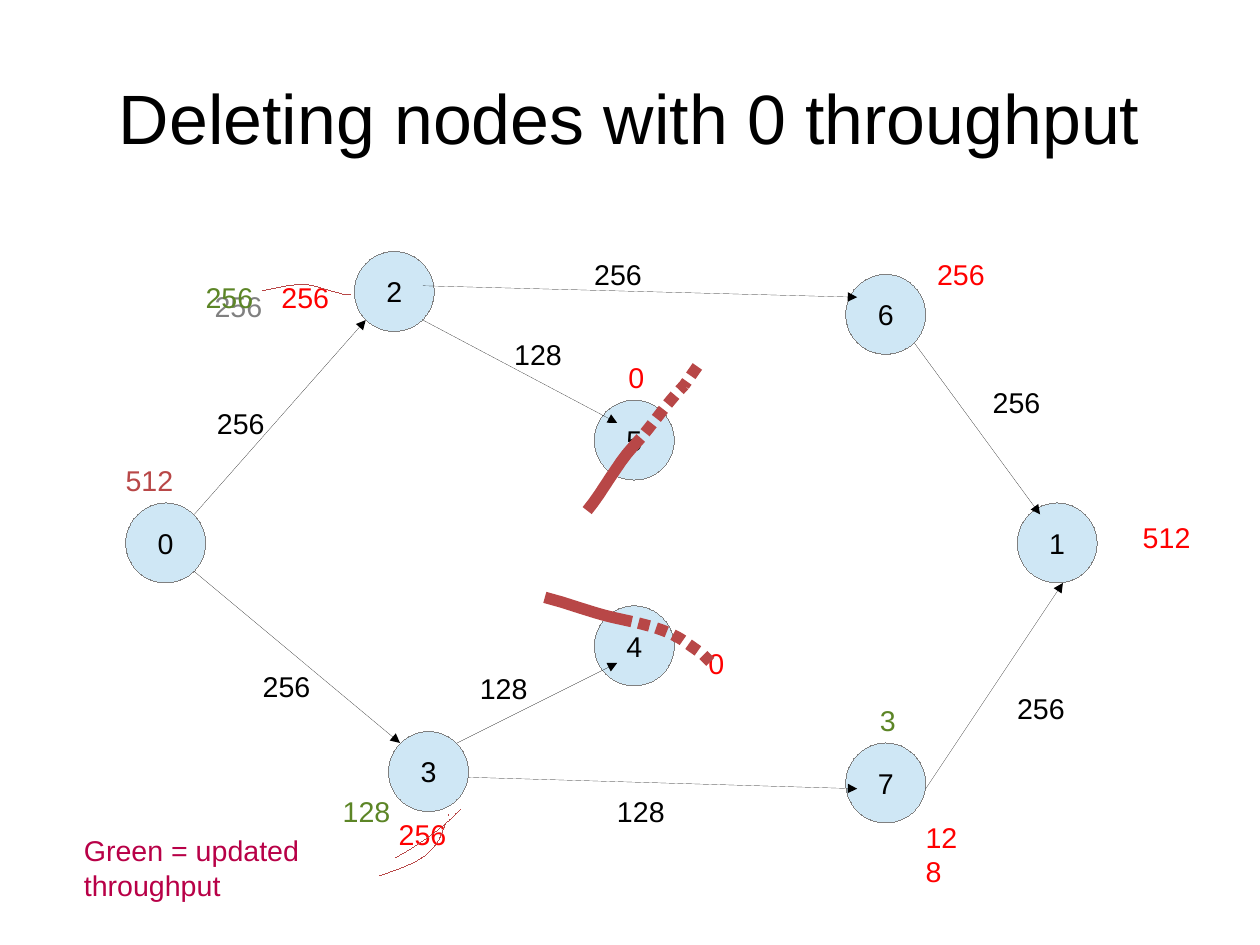
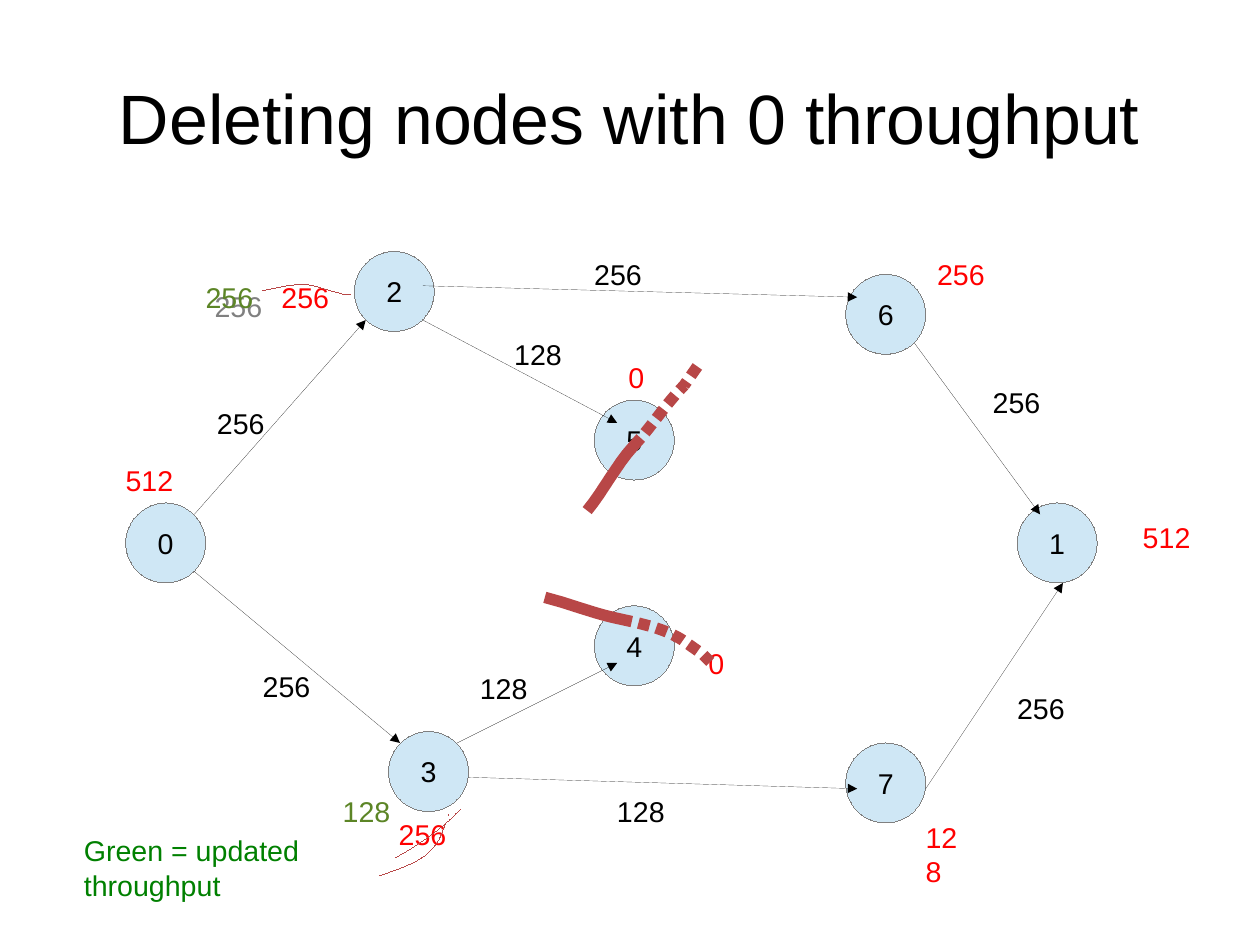
Before and after one commit to gosom/MaximumFlowMPM, a slide deck: slide 11 of slides/mpm.odp. Drawn at 1260x945 pixels with LibreOffice and Linux fonts; fonts in the diff are those of the drawing. Boxes give left, top, right and bottom in pixels: in the first picture for what was removed or moved away, otherwise in the second. Text is boxed around its words. In the diff, an @@ line names an element or a change of style, - is before the commit and + after.

```diff
--- a/slides/mpm.odp
+++ b/slides/mpm.odp
@@ text "512" at (x1=126, y1=471, x2=174, y2=492): text colour #B84747 to #FF0000 @@
@@ text removed at (x1=880, y1=711, x2=896, y2=732) @@
-3
@@ text "Green = updated throughput" at (x1=84, y1=840, x2=299, y2=901): text colour #B80047 to #008000 @@
```
Also in this commit, not shown: 10 other slides changed, 3 other files.
